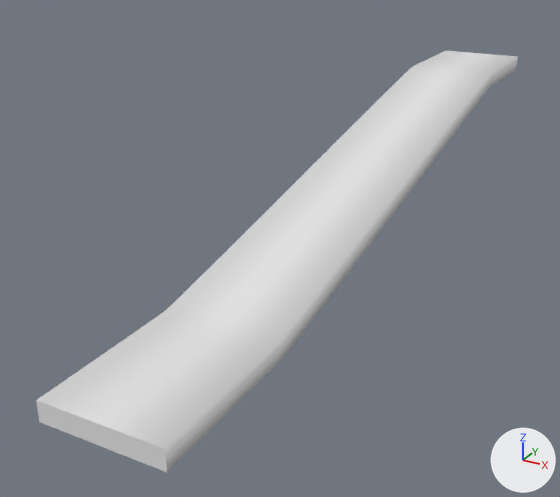
A saved change to the Blender file Assets/Models/Paths/StraightRampFlat.blend.
Rendered twice from a 50 mm camera at (8.4, -32.5, 5.7) aimed at (-1.7, -14.1, -3.5). The lights are fixed; the arrows at lower right show +X, +Y and +Z.

Names of what the first picture shows: 'Path'.
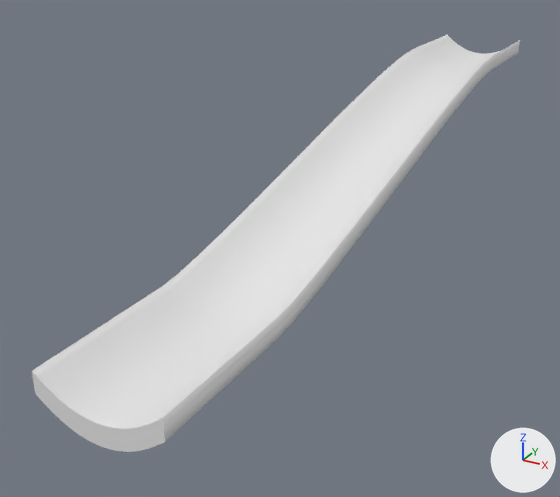
Commit message: Rounded path

What differs and where, as boxes (x1, y1, x2, y2) in the pictures (560 x 497 px):
```json
{"object": "Path", "change": "reshaped", "before": [36, 51, 518, 472], "after": [32, 35, 520, 452]}
```

Scene script edits in JSON lines:
```json
{"block": "cu_beziercurve_001", "where": "_sp = cu_beziercurve_001.splines.new('BEZIER'); _sp.bezier_points.add(3)"}
{"op": "remove", "block": "cu_beziercurve_001", "code": "_sp.bezier_points.foreach_set('handle_left', [0.0, 0.5, 0.0, 0.0, -3.5, 0.0, 0.0, -19.5, -3.0, 0.0, -23.5, -3.0])"}
{"op": "remove", "block": "cu_beziercurve_001", "code": "_sp.bezier_points.foreach_set('handle_right', [0.0, -0.5, 0.0, 0.0, -4.5, 0.0, 0.0, -20.5, -3.0, 0.0, -24.5, -3.0])"}
{"op": "add", "block": "cu_beziercurve_001", "code": "_sp.bezier_points.foreach_set('handle_left', [0.0, 0.5, 0.0, 0.0, -3.5, 0.0, 0.0, -17.94, -3.0, 0.0, -23.5, -3.0])"}
{"op": "add", "block": "cu_beziercurve_001", "code": "_sp.bezier_points.foreach_set('handle_right', [0.0, -0.5, 0.0, 0.0, -7.098, 0.0, 0.0, -20.5, -3.0, 0.0, -24.5, -3.0])"}
{"op": "remove", "block": "cu_beziercircle", "code": "_sp.bezier_points.foreach_set('co', [-1.5, -0.25, 0.0, -1.5, 0.25, 0.0, 1.5, 0.25, 0.0, 1.5, -0.25, 0.0])"}
{"op": "remove", "block": "cu_beziercircle", "code": "_sp.bezier_points.foreach_set('handle_left', [-0.5, -0.25, 0.0, -1.5, 0.0833, 0.0, 0.5, 0.25, 0.0, 1.5, -0.0833, 0.0])"}
{"op": "remove", "block": "cu_beziercircle", "code": "_sp.bezier_points.foreach_set('handle_right', [-1.5, -0.0833, 0.0, -0.5, 0.25, 0.0, 1.5, 0.0833, 0.0, 0.5, -0.25, 0.0])"}
{"op": "remove", "block": "cu_beziercircle", "code": "for _p, _l, _r in zip(_sp.bezier_points, ['VECTOR', 'VECTOR', 'VECTOR', 'VECTOR'], ['VECTOR', 'VECTOR', 'VECTOR', 'VECTOR']): _p.handle_left_type = _l; _p.handle_right_type = _r"}
{"op": "set", "path": "_sp", "old": "cu_beziercircle.splines.new('BEZIER'); _sp.bezier_points.add(3)", "new": "cu_beziercircle.splines.new('BEZIER'); _sp.bezier_points.add(9)"}
{"op": "add", "block": "cu_beziercircle", "code": "_sp.bezier_points.foreach_set('co', [-1.5, 0.403, 0.0, -1.5, 0.903, 0.0, -1.5, 0.903, 0.0, -1.5, 0.903, 0.0, -1.5, 0.903, 0.0, -1.5, 0.903, 0.0, 0.0, 0.25, 0.0, 1.5, 0.903, 0.0, 1.5, 0.403, 0.0, 0.0, -0.25, 0.0])"}
{"op": "add", "block": "cu_beziercircle", "code": "_sp.bezier_points.foreach_set('handle_left', [-1.0, -0.0313, 0.0, -1.5, 0.736, 0.0, -1.5, 0.903, 0.0, -1.5, 0.903, 0.0, -1.5, 0.903, 0.0, -1.5, 0.903, 0.0, -0.5, 0.25, 0.0, 1.0, 0.469, 0.0, 1.5, 0.57, 0.0, 0.5, -0.25, 0.0])"}
{"op": "add", "block": "cu_beziercircle", "code": "_sp.bezier_points.foreach_set('handle_right', [-1.5, 0.57, 0.0, -1.5, 0.903, 0.0, -1.5, 0.903, 0.0, -1.5, 0.903, 0.0, -1.5, 0.903, 0.0, -1.0, 0.469, 0.0, 0.5, 0.25, 0.0, 1.5, 0.736, 0.0, 1.0, -0.0313, 0.0, -0.5, -0.25, 0.0])"}
{"op": "add", "block": "cu_beziercircle", "code": "for _p, _l, _r in zip(_sp.bezier_points, ['FREE', 'VECTOR', 'VECTOR', 'VECTOR', 'VECTOR', 'VECTOR', 'ALIGNED', 'FREE', 'VECTOR', 'ALIGNED'], ['VECTOR', 'VECTOR', 'VECTOR', 'VECTOR', 'VECTOR', 'FREE', 'ALIGNED', 'VECTOR', 'FREE', 'ALIGNED']): _p.handle_left_type = _l; _p.handle_right_type = _r"}
```
